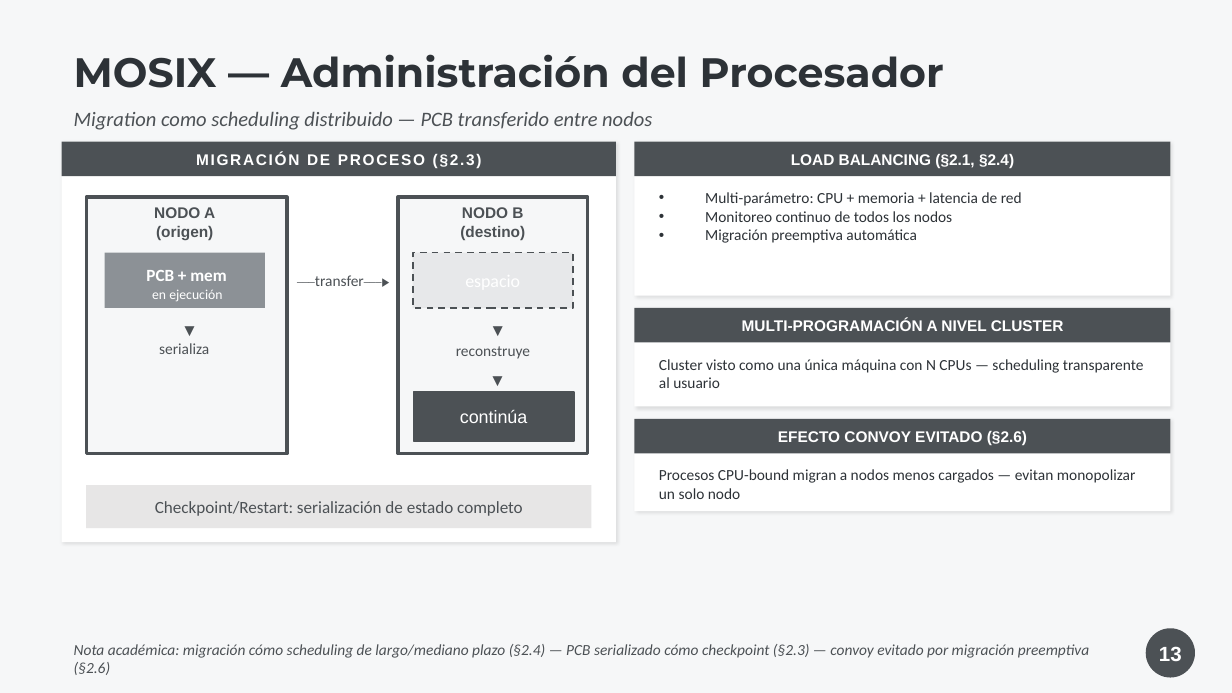
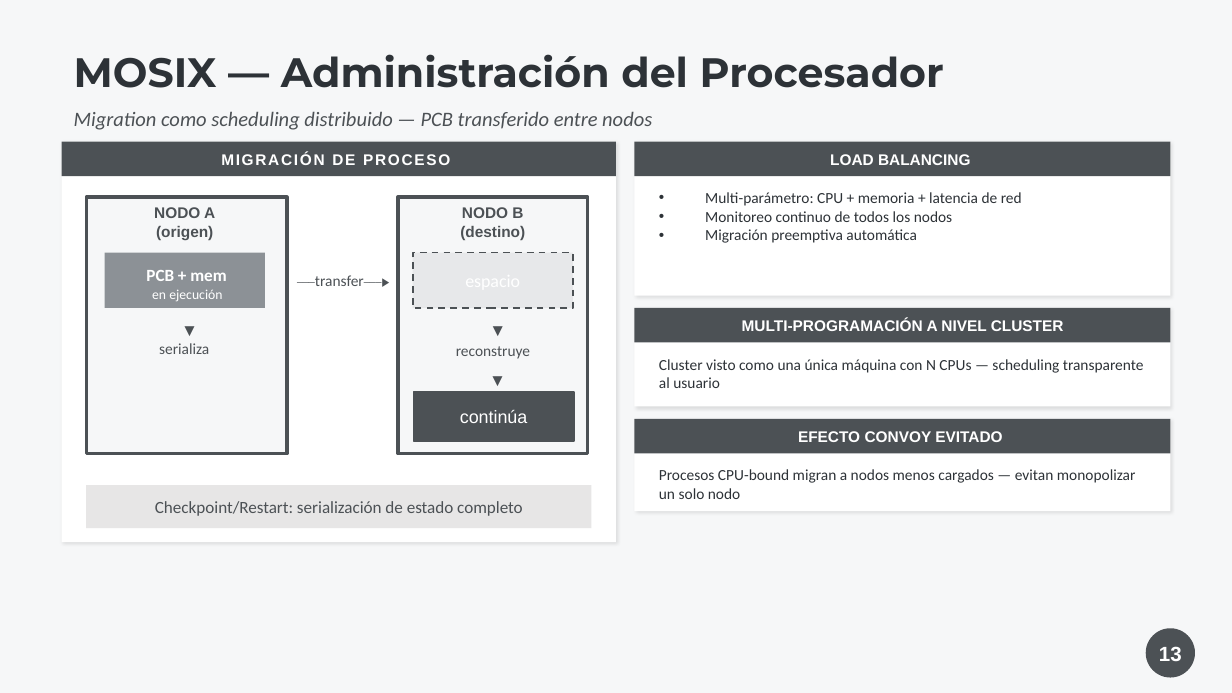
Before and after one commit to LucasIvanCardozo/TP-especial-SO, a slide deck: slide 13 of TP_Especial_Zephyr_MOSIX_v2.pptx. Drawn at 1232x693 pixels with LibreOffice and Linux fonts; fonts in the diff are those of the drawing. Boxes give left, top, right and bottom in pixels: in the first picture for what was removed or moved away, otherwise in the second. Text is boxed around its words. In the diff, an @@ line names an element or a change of style, - is before the commit and + after.

```diff
--- a/TP_Especial_Zephyr_MOSIX_v2.pptx
+++ b/TP_Especial_Zephyr_MOSIX_v2.pptx
@@ text at [221,152,450,165]: text changed @@
-MIGRACIÓN DE PROCESO (§2.3)
+MIGRACIÓN DE PROCESO
@@ text at [830,154,970,165]: text changed @@
-LOAD BALANCING (§2.1, §2.4)
+LOAD BALANCING
@@ text at [798,431,1002,442]: text changed @@
-EFECTO CONVOY EVITADO (§2.6)
+EFECTO CONVOY EVITADO
@@ text removed at [74,644,1089,675] @@
-Nota académica: migración cómo scheduling de largo/mediano plazo (§2.4) — PCB serializado cómo checkpoint (§2.3) — convoy evitado por migración preemptiva (§2.6)
```
Also in this commit, not shown: 26 other slides changed, 7 other files.
